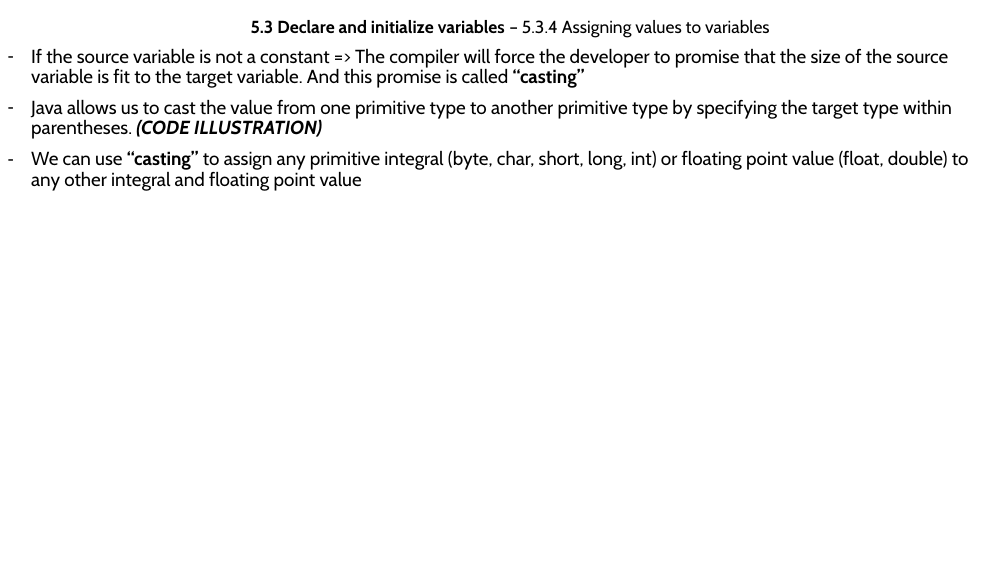
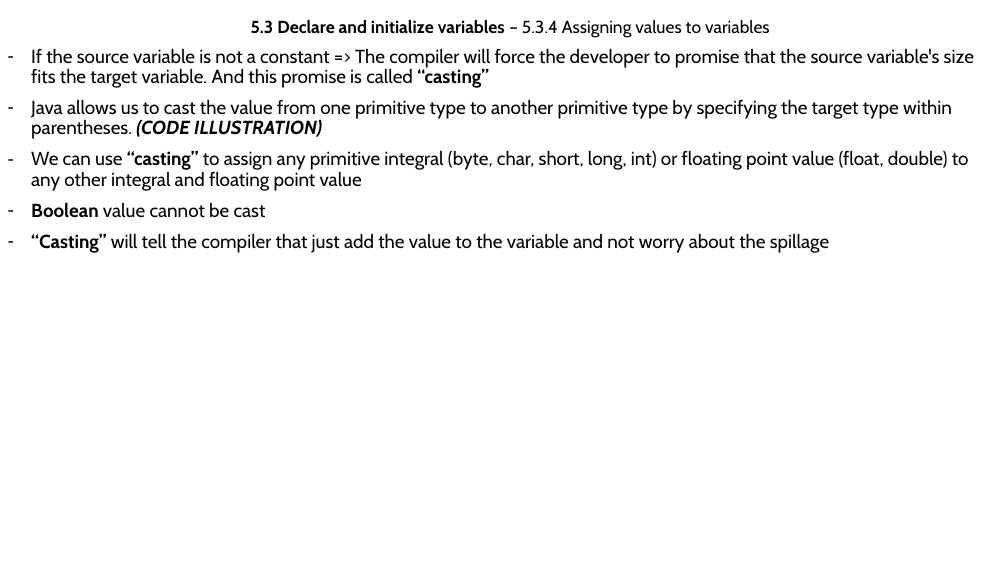
Before and after one commit to MaiDinhVinh/CS-Java, a slide deck: slide 14 of Java SE 8 Teaching Material/Chapter 5 - Working With Java Data Type.pptx. Drawn at 1008x567 pixels with LibreOffice and Linux fonts; fonts in the diff are those of the drawing. Boxes give left, top, right and bottom in pixels: in the first picture for what was removed or moved away, otherwise in the second. Text is boxed around its words. In the diff, an @@ line names an element or a change of style, - is before the commit and + after.

```diff
--- a/Java SE 8 Teaching Material/Chapter 5 - Working With Java Data Type.pptx
+++ b/Java SE 8 Teaching Material/Chapter 5 - Working With Java Data Type.pptx
@@ text at (31,48,974,88): text changed @@
-– If the source variable is not a constant => The compiler will force the developer to promise that the size of the source variable is fit to the target variable. And this promise is called “casting”
+– If the source variable is not a constant => The compiler will force the developer to promise that the source variable's size fits the target variable. And this promise is called “casting”
@@ text at (31,202,829,253): paragraphs added @@
+– Boolean value cannot be cast
+– “Casting” will tell the compiler that just add the value to the variable and not worry about the spillage
```
Also in this commit, not shown: 2 slides added.
